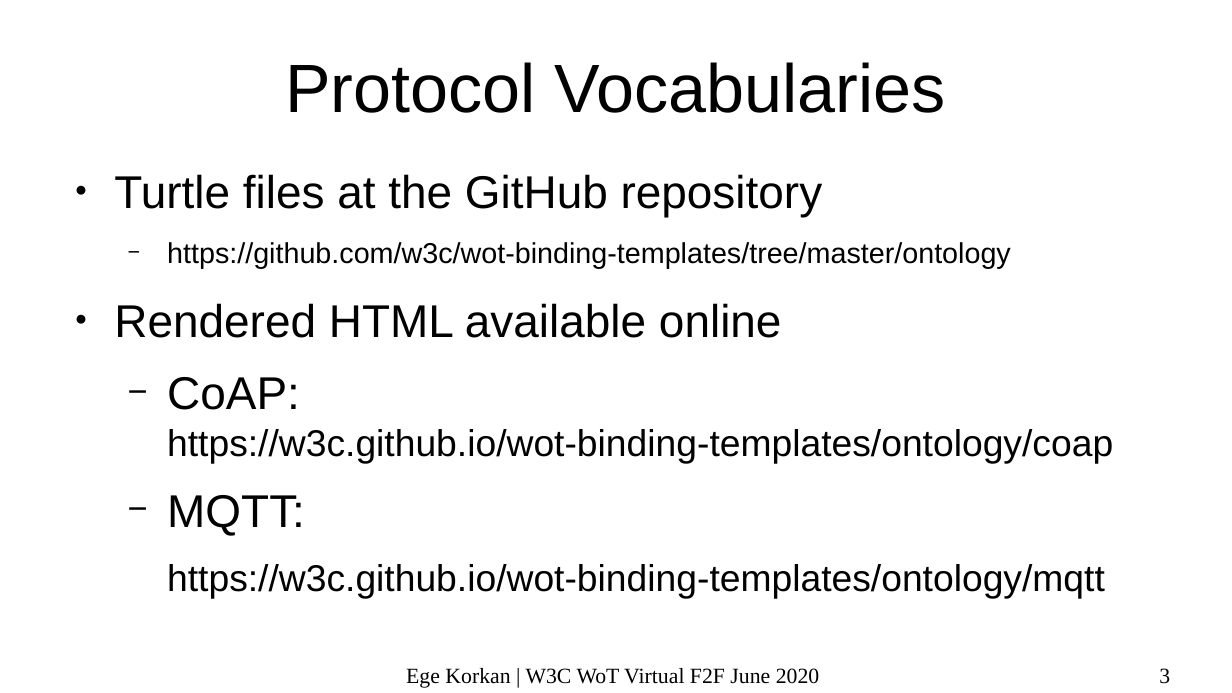
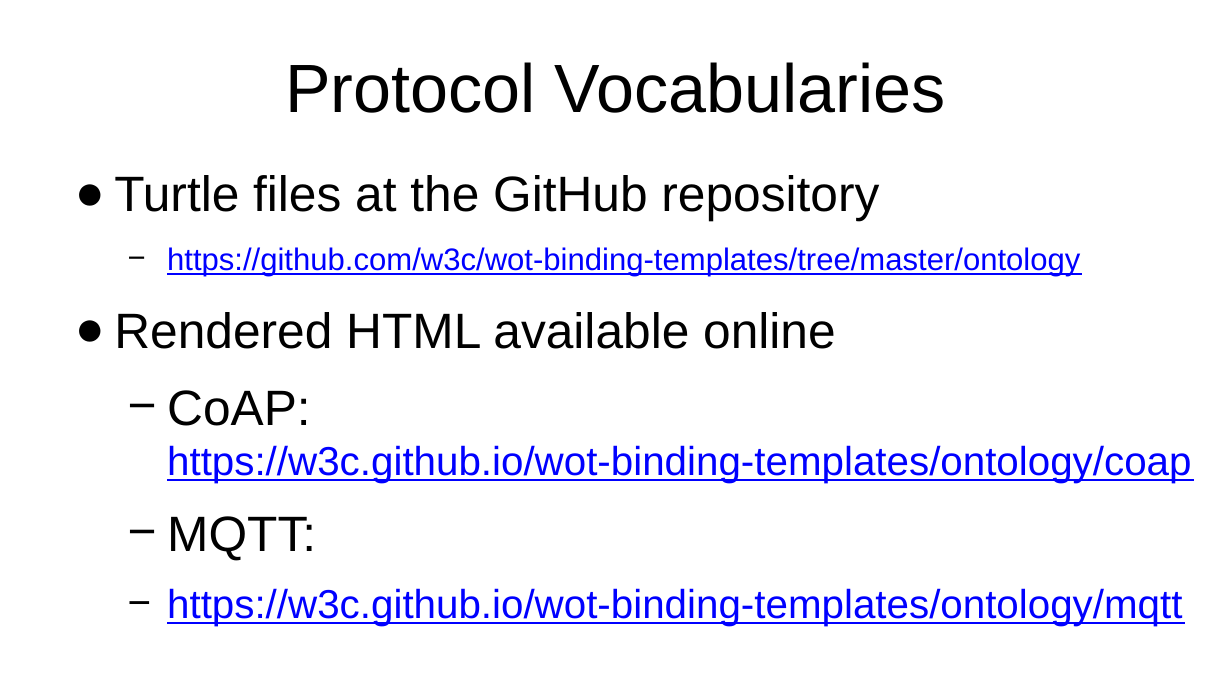
Before and after one commit to w3c/wot, a slide deck: slide 3 of PRESENTATIONS/2020-06-online-f2f/2020-06_WoT-Bindings.odp. Drawn at 1232x693 pixels with LibreOffice and Linux fonts; fonts in the diff are those of the drawing. Boxes give left, top, right and bottom in pixels: in the first picture for what was removed or moved away, otherwise in the second. Text is boxed around its words. In the diff, an @@ line names an element or a change of style, - is before the commit and + after.

Commit message:
update binding templates presentations

```diff
--- a/PRESENTATIONS/2020-06-online-f2f/2020-06_WoT-Bindings.odp
+++ b/PRESENTATIONS/2020-06-online-f2f/2020-06_WoT-Bindings.odp
@@ text "Turtle files at the GitHub ..." at <box>114,175,1191,626</box>: size 29.6 to 32 pt in "Turtle files at the GitHub repository", "Rendered HTML available online", "CoAP:", "MQTT:"; size 18.5 to 20 pt in "https://github.com/w3c/wot-binding-templates/tree/master/ont ..."; text colour #000000 to #0000FF, underline on in "https://github.com/w3c/wot-binding-templates/tree/master/ont ...", "https://w3c.github.io/wot-binding-templates/ontology/coap", "https://w3c.github.io/wot-binding-templates/ontology/mqtt"; size 24.1 to 26 pt in "https://w3c.github.io/wot-binding-templates/ontology/coap", "https://w3c.github.io/wot-binding-templates/ontology/mqtt"; less space between paragraphs; bullet none to − @@
@@ text removed at <box>406,668,820,688</box> @@
-Ege Korkan | W3C WoT Virtual F2F June 2020
@@ page number removed at <box>1159,668,1170,684</box> @@
-3
```
Also in this commit, not shown: 13 other slides changed, 2 slides added, 1 slide removed, 1 other file.
